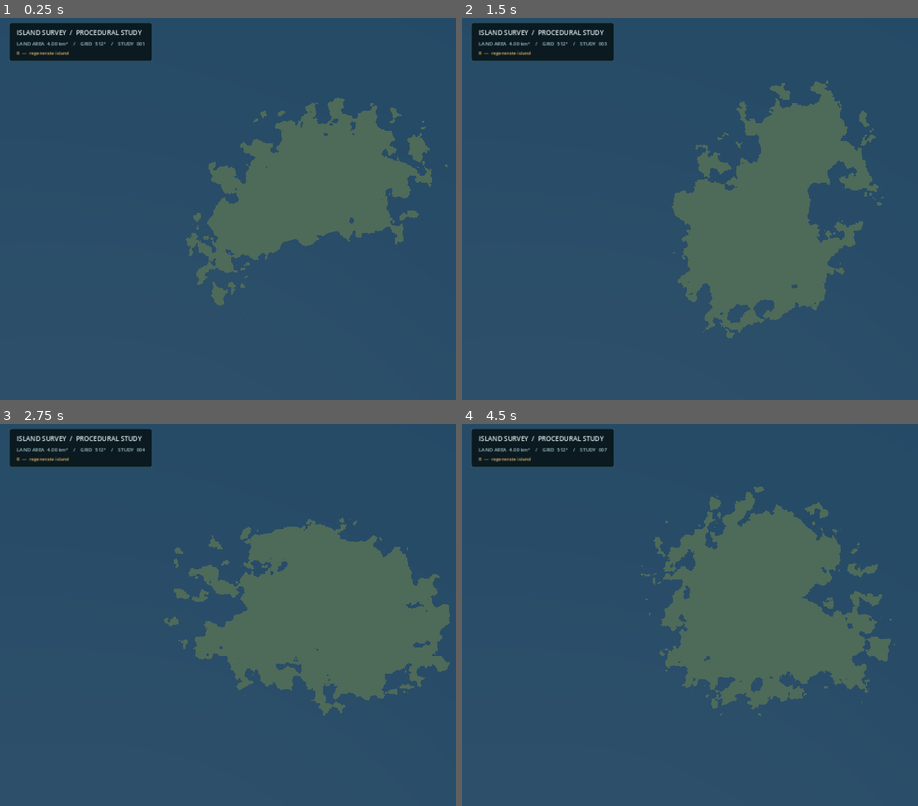
Above: before the commit, frames 1-4 (two rows, left to right).
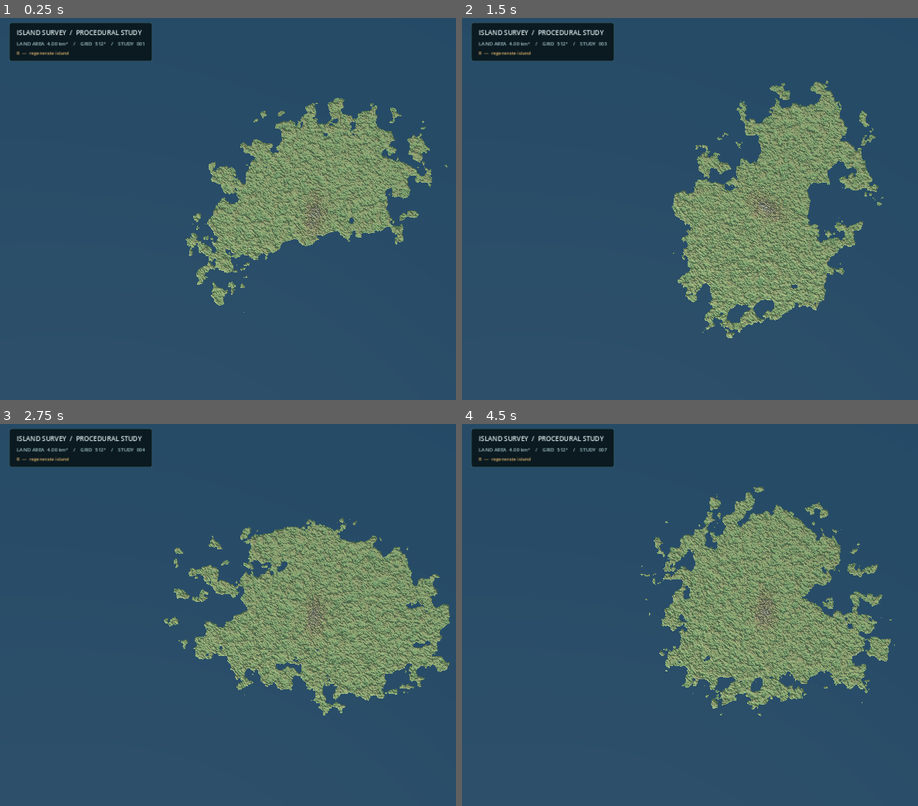
Above: after the commit, the same moments.

Repository: Temeramor/PG-Island
Game: Godot game, scene res://main.tscn
Two runs of this game, one before a commit and one after it. Both use one fixed random seed, a clock stepped at 60 frames per second and the inputs below.
Inputs:
- Up to frame 1 (0.25 s): no input
- Up to frame 2 (1.5 s): tap Enter at 0.5 s; tap R at 0.6, 1.35 s; tap Space at 1.25 s
- Up to frame 3 (2.75 s): tap Enter at 2 s; tap R at 2.1 s
- Up to frame 4 (4.5 s): tap Space at 2.75, 4.25 s; tap R at 2.85, 3.6, 4.35 s; tap Enter at 3.5 s

The runs differ from the first frame. In frame 1, 9.7% of the frame differs, in the area x 40-99%, y 20-78%; in frame 2, 12%; in frame 3, 13%, in the area x 35-99%, y 24-77%; in frame 4, 12%.

Commit message:
Add multi-scale warped procedural island terrain

Diff:
--- a/scripts/island_generator.gd
+++ b/scripts/island_generator.gd
@@ -184,11 +184,20 @@
 	# Each occupied grid cell has the same area; this scale makes their
 	# combined horizontal area exactly 4,000,000 square metres.
 	var cell_size := sqrt(TARGET_AREA_M2 / float(land_count))
-	var mesh := _build_flat_land_mesh(land, cell_size)
+	# Three independent noise bands: geological mass, mountain structure, and detail.
+	var macro_noise := _make_noise(rng.randi(), 0.0032, 4, 0.52)
+	var hill_noise := _make_noise(rng.randi(), 0.009, 4, 0.48)
+	var ridge_noise := _make_noise(rng.randi(), 0.015, 3, 0.5)
+	var detail_noise := _make_noise(rng.randi(), 0.045, 2, 0.45)
+	var warp_x := _make_noise(rng.randi(), 0.0045, 3, 0.5)
+	var warp_y := _make_noise(rng.randi(), 0.0045, 3, 0.5)
+	var mountain_angle := rng.randf_range(0.0, TAU)
+	var mountain_offset := Vector2(rng.randf_range(-250.0, 250.0), rng.randf_range(-250.0, 250.0))
+	var mesh := _build_terrain_mesh(land, cell_size, macro_noise, hill_noise, ridge_noise, detail_noise, warp_x, warp_y, mountain_angle, mountain_offset)
 	island_mesh_instance.mesh = mesh
 
 	var land_material := StandardMaterial3D.new()
-	land_material.albedo_color = Color(0.48, 0.57, 0.43)
+	land_material.vertex_color_use_as_albedo = true
 	land_material.roughness = 1.0
 	land_material.cull_mode = BaseMaterial3D.CULL_DISABLED
 	island_mesh_instance.material_override = land_material
@@ -200,11 +209,56 @@
 
 	info_label.text = "LAND AREA  4.00 km²    /    GRID  %d²    /    STUDY  %03d" % [GRID_SIZE, generation_number]
 
-func _build_flat_land_mesh(land: PackedByteArray, cell_size: float) -> ArrayMesh:
+func _make_noise(seed_value: int, frequency_value: float, octaves: int, gain: float) -> FastNoiseLite:
+	var result := FastNoiseLite.new()
+	result.seed = seed_value
+	result.noise_type = FastNoiseLite.TYPE_SIMPLEX
+	result.frequency = frequency_value
+	result.fractal_type = FastNoiseLite.FRACTAL_FBM
+	result.fractal_octaves = octaves
+	result.fractal_lacunarity = 2.0
+	result.fractal_gain = gain
+	return result
+
+func _height_at(p: Vector2, macro_noise: FastNoiseLite, hill_noise: FastNoiseLite, ridge_noise: FastNoiseLite, detail_noise: FastNoiseLite, warp_x: FastNoiseLite, warp_y: FastNoiseLite, mountain_angle: float, mountain_offset: Vector2) -> float:
+	# Warp broad and medium coordinates; keep fine detail stable.
+	var warp := Vector2(warp_x.get_noise_2d(p.x, p.y), warp_y.get_noise_2d(p.x + 173.0, p.y - 91.0)) * 105.0
+	var q := p + warp
+	var macro := macro_noise.get_noise_2d(q.x, q.y)
+	var hills := hill_noise.get_noise_2d(q.x * 1.15, q.y * 1.15)
+	var rotated := Vector2(q.x * cos(mountain_angle) - q.y * sin(mountain_angle), q.x * sin(mountain_angle) + q.y * cos(mountain_angle)) - mountain_offset
+	var mountain_envelope := exp(-pow(rotated.x / 520.0, 2.0) - pow(rotated.y / 260.0, 2.0))
+	var ridge_sample := ridge_noise.get_noise_2d(q.x * 0.72 + warp.x * 0.35, q.y * 0.72 + warp.y * 0.35)
+	var ridges := pow(1.0 - absf(ridge_sample), 2.4)
+	var elevation := 115.0 + macro * 135.0 + hills * 78.0
+	elevation += mountain_envelope * ridges * 720.0
+	elevation += detail_noise.get_noise_2d(p.x, p.y) * 13.0
+	return maxf(elevation, 8.0)
+
+func _height_color(height: float) -> Color:
+	if height < 90.0:
+		return Color(0.39, 0.52, 0.34).lerp(Color(0.48, 0.56, 0.36), clampf(height / 90.0, 0.0, 1.0))
+	if height < 300.0:
+		return Color(0.48, 0.56, 0.36).lerp(Color(0.53, 0.49, 0.34), (height - 90.0) / 210.0)
+	if height < 700.0:
+		return Color(0.53, 0.49, 0.34).lerp(Color(0.43, 0.43, 0.39), (height - 300.0) / 400.0)
+	return Color(0.43, 0.43, 0.39).lerp(Color(0.82, 0.84, 0.82), clampf((height - 700.0) / 250.0, 0.0, 1.0))
+
+func _corner_land_weight(land: PackedByteArray, x: int, y: int) -> float:
+	var count := 0
+	for oy in range(-1, 1):
+		for ox in range(-1, 1):
+			var cx := x + ox
+			var cy := y + oy
+			if cx >= 0 and cx < GRID_SIZE and cy >= 0 and cy < GRID_SIZE and land[cy * GRID_SIZE + cx] == 1:
+				count += 1
+	return float(count) / 4.0
+
+func _build_terrain_mesh(land: PackedByteArray, cell_size: float, macro_noise: FastNoiseLite, hill_noise: FastNoiseLite, ridge_noise: FastNoiseLite, detail_noise: FastNoiseLite, warp_x: FastNoiseLite, warp_y: FastNoiseLite, mountain_angle: float, mountain_offset: Vector2) -> ArrayMesh:
 	var surface := SurfaceTool.new()
 	surface.begin(Mesh.PRIMITIVE_TRIANGLES)
 	var half_extent := float(GRID_SIZE) * cell_size * 0.5
-
+	var height_cache: Dictionary = {}
 	for y in range(GRID_SIZE):
 		for x in range(GRID_SIZE):
 			if land[y * GRID_SIZE + x] == 0:
@@ -213,22 +267,30 @@
 			var x1 := x0 + cell_size
 			var z0 := float(y) * cell_size - half_extent
 			var z1 := z0 + cell_size
-			var a := Vector3(x0, 0.0, z0)
-			var b := Vector3(x1, 0.0, z0)
-			var c := Vector3(x1, 0.0, z1)
-			var d := Vector3(x0, 0.0, z1)
-			surface.set_normal(Vector3.UP)
-			surface.add_vertex(a)
-			surface.set_normal(Vector3.UP)
-			surface.add_vertex(c)
-			surface.set_normal(Vector3.UP)
-			surface.add_vertex(b)
-			surface.set_normal(Vector3.UP)
-			surface.add_vertex(a)
-			surface.set_normal(Vector3.UP)
-			surface.add_vertex(d)
-			surface.set_normal(Vector3.UP)
-			surface.add_vertex(c)
-
-	var result := surface.commit()
-	return result
+			var corner_heights: Array[float] = []
+			var corner_colors: Array[Color] = []
+			var corners := [Vector2i(x, y), Vector2i(x + 1, y), Vector2i(x + 1, y + 1), Vector2i(x, y + 1)]
+			for corner in corners:
+				var key := Vector2i(corner.x, corner.y)
+				var h: float
+				if height_cache.has(key):
+					h = float(height_cache[key])
+				else:
+					var p := Vector2(float(corner.x) - GRID_SIZE * 0.5, float(corner.y) - GRID_SIZE * 0.5) * 18.0
+					h = _height_at(p, macro_noise, hill_noise, ridge_noise, detail_noise, warp_x, warp_y, mountain_angle, mountain_offset)
+					h *= _corner_land_weight(land, corner.x, corner.y)
+					height_cache[key] = h
+				corner_heights.append(h)
+				corner_colors.append(_height_color(h))
+			var a := Vector3(x0, corner_heights[0], z0)
+			var b := Vector3(x1, corner_heights[1], z0)
+			var c := Vector3(x1, corner_heights[2], z1)
+			var d := Vector3(x0, corner_heights[3], z1)
+			surface.set_color(corner_colors[0]); surface.add_vertex(a)
+			surface.set_color(corner_colors[2]); surface.add_vertex(c)
+			surface.set_color(corner_colors[1]); surface.add_vertex(b)
+			surface.set_color(corner_colors[0]); surface.add_vertex(a)
+			surface.set_color(corner_colors[3]); surface.add_vertex(d)
+			surface.set_color(corner_colors[2]); surface.add_vertex(c)
+	surface.generate_normals()
+	return surface.commit()
